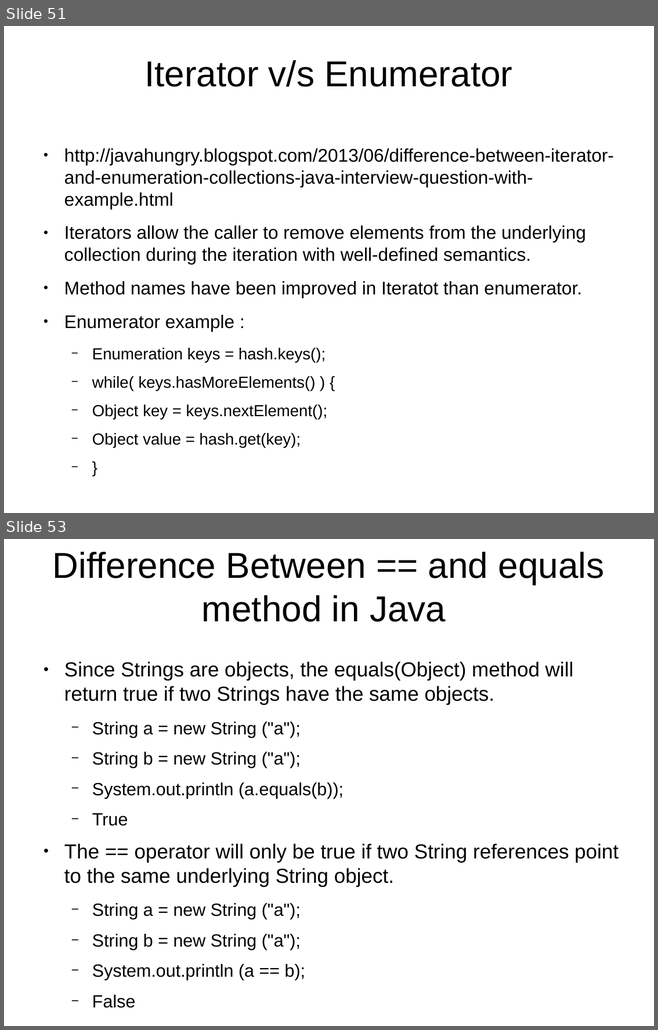
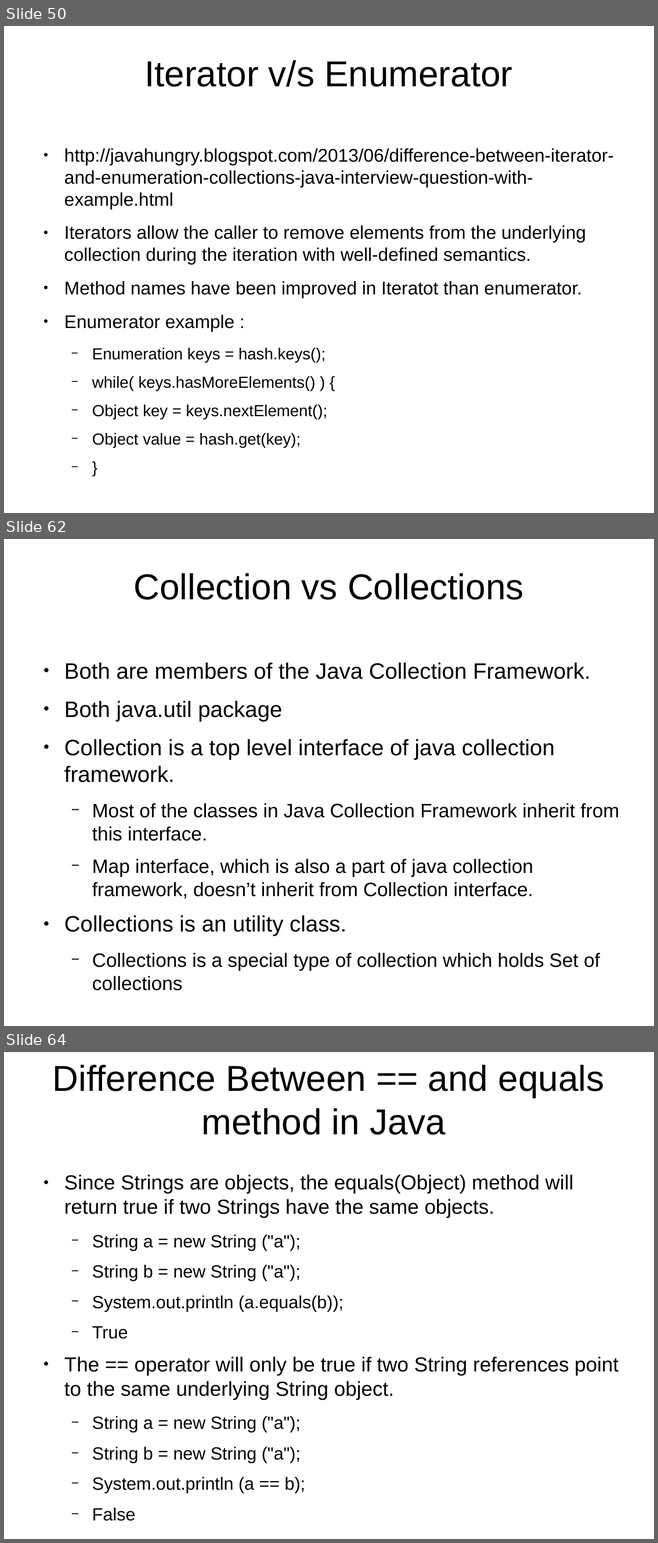
Before and after one commit to shikha-desai/Internship_PreWork, a slide deck: Java/Java_Notes.odp. Shown one above the other, each under a label of ours: slides 51 and 53 before the commit, slides 50, 62 and 64 after it; the slides between them are not shown. The pictures are 658x1030 and 658x1543 pixels, drawn with LibreOffice and Linux fonts; fonts in the diff are those of the drawing; background and template pictures are left out. Boxes give left, top, right and bottom in pixels: in the first picture for what was removed or moved away, otherwise in the second. Text is boxed around its words. In the diff, an @@ line names an element or a change of style, - is before the commit and + after.

Commit message:
Completed java collections, updated ls in Shell, updated delete truncate in SQL

```diff
--- a/Java/Java_Notes.odp
+++ b/Java/Java_Notes.odp
@@ slide 62 added at (4, 539, 654, 1026), background picture (left out) @@
@@ title added at (133, 573, 523, 600), 44 pt, text #000000 @@
+Collection vs Collections
@@ text added at (64, 663, 619, 991), 23.7 pt, text #000000 @@
+● Both are members of the Java Collection Framework.
+● Both java.util package
+● Collection is a top level interface of java collection framework.
+  − Most of the classes in Java Collection Framework inherit from this interface.
+  − Map interface, which is also a part of java collection framework, doesn’t inherit from Collection interface.
+● Collections is an utility class.
+  − Collections is a special type of collection which holds Set of collections
@@ what was slide 51 is now slide 50 @@
@@ what was slide 53 is now slide 64 @@
```
Also in this commit, not shown: 4 slides changed, 12 other slides added, 1 slide removed, 5 other files.
